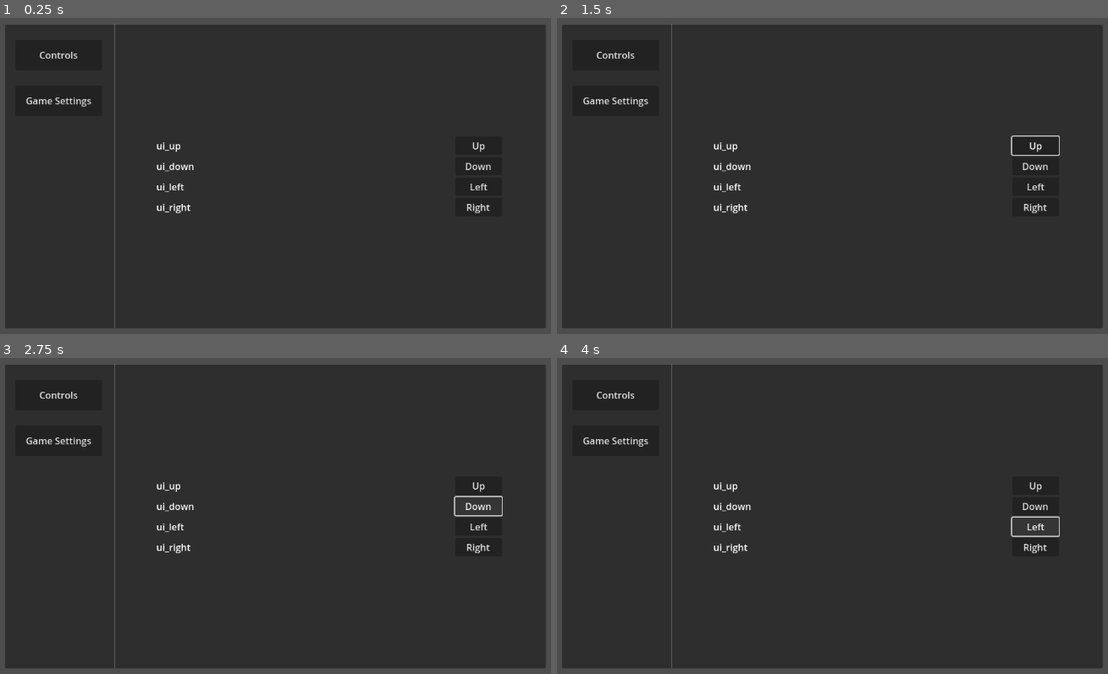
Above: before the commit, frames 1-4 (two rows, left to right).
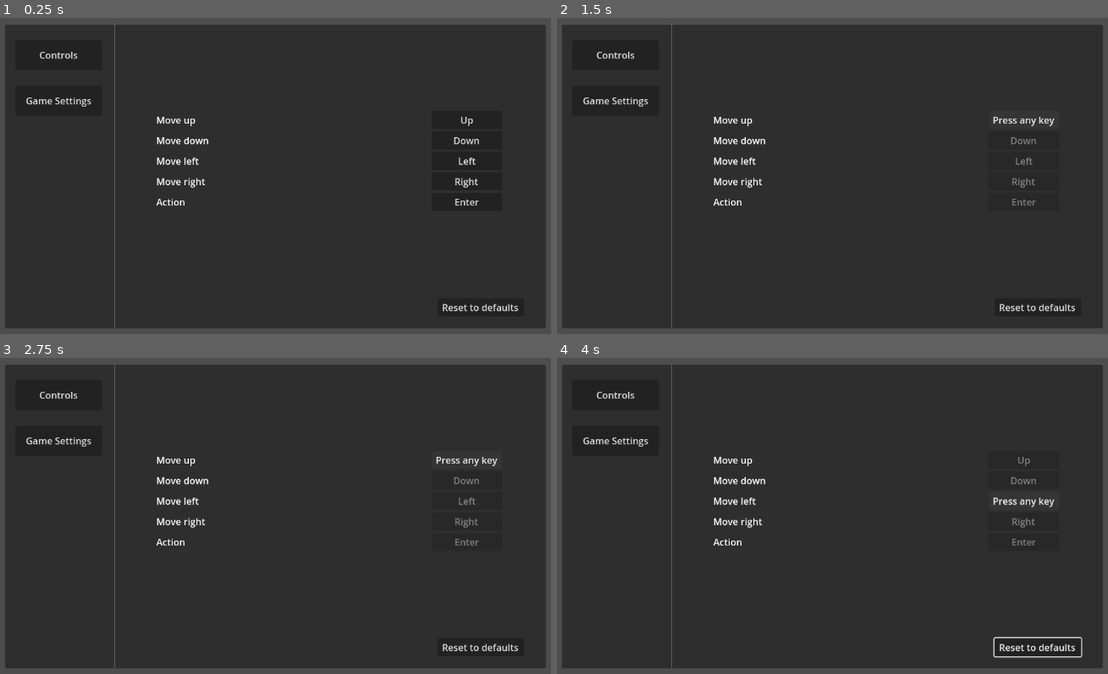
Above: after the commit, the same moments.

Repository: dkomnen/game_resources_mega_repo
Game: Godot game, scene res://templates/ui_elements/main_menu_screen/main_menu.tscn
Two runs of this game, one before a commit and one after it. Both use one fixed random seed, a clock stepped at 60 frames per second and the inputs below. This scene is started directly instead of the project's main scene.
Inputs (mouse positions are in pixels of both pictures, inside the frame that each line leads up to):
- Up to frame 1 (0.25 s): no input
- Up to frame 2 (1.5 s): click "Up" at 0.5 s; click (1025, 119) at 1.25 s, where only the run after the commit has a clickable "Press any key"
- Up to frame 3 (2.75 s): click "Down" (after the commit: "Press any key") at 2 s
- Up to frame 4 (4 s): click (1036, 645) at 2.75 s, where only the run after the commit has a clickable "Reset to defaults"; click "Left" at 3.5 s

The runs differ from the first frame. In frame 1, 1.4% of the frame differs, in the area x 28-95%, y 31-93%; in frame 2, 1.6%; in frame 3, 1.6%; in frame 4, 1.8%, in the area x 28-96%, y 31-95%.

Commit message:
Add 'reset to defaults' option in input remapping

Diff:
--- a/templates_project/templates/ui_elements/main_menu_screen/InputRemapping.gd
+++ b/templates_project/templates/ui_elements/main_menu_screen/InputRemapping.gd
@@ -1,9 +1,9 @@
 extends Control
 
 @onready
-var remapable_keys = [
-	"ui_up", "ui_down", "ui_left", "ui_right"
-]
+var remapable_keys = {
+	"ui_up": "Move up", "ui_down": "Move down", "ui_left": "Move left", "ui_right": "Move right", "ui_accept": "Action"
+}
 
 @export
 var remap_box: Resource
@@ -18,11 +18,10 @@
 	for key in remapable_keys:
 		var box = remap_box.instantiate()
 		$ScrollContainer/VBoxContainer.add_child(box)
-		box.get_node("InputMapLabel").text = key
-		box.get_node("RemapButton").text = InputMap.action_get_events(key)[0].as_text()
 		box.remap_box_id = key
 		box.connect("remap_start", _remap_btn_pressed)
 		remap_boxes[key] = box
+	_refresh_ui()
 
 
 # Called every frame. 'delta' is the elapsed time since the previous frame.
@@ -32,10 +31,31 @@
 func _input(event):
 	if event is InputEventKey and event.pressed and accept_next_input:
 		accept_next_input = false
-		remap_boxes[active_remap_id].get_node("RemapButton").text = event.as_text()
+		KeyPersistence.remap_key(active_remap_id, event)
 		KeyPersistence.keymaps[active_remap_id] = event
-		KeyPersistence.save_keymap()
+		KeyPersistence.save_keymap_to_file()
+		_refresh_ui()
+
 
 func _remap_btn_pressed(input_name: String):
 	accept_next_input = true
+	remap_boxes[input_name].get_node("RemapButton").text = "Press any key"
+	for key in remap_boxes:
+		if key != input_name:
+			remap_boxes[key].get_node("RemapButton").disabled = true
 	active_remap_id = input_name
+
+func _refresh_ui():
+	for key in remap_boxes:
+		var box = remap_boxes[key]
+		box.get_node("RemapButton").disabled = false
+		box.get_node("InputMapLabel").text = remapable_keys[key]
+		box.get_node("RemapButton").text = InputMap.action_get_events(key)[0].as_text()
+
+
+
+func _on_reset_controls_button_pressed():
+	InputMap.load_from_project_settings()
+	_refresh_ui()
+	KeyPersistence.load_project_input_map()
+	KeyPersistence.save_keymap_to_file()
--- a/templates_project/templates/ui_elements/main_menu_screen/key_persistence.gd
+++ b/templates_project/templates/ui_elements/main_menu_screen/key_persistence.gd
@@ -7,16 +7,17 @@
 func _ready() -> void:
 	# First we create the keymap dictionary on startup with all
 	# the keymap actions we have.
+	load_project_input_map()
+	load_keymap_from_file()
+
+func load_project_input_map():
 	for action in InputMap.get_actions():
 		if InputMap.action_get_events(action).size() != 0:
 			keymaps[action] = InputMap.action_get_events(action)[0]
-			print(InputMap.action_get_events(action)[0].as_text())
-	load_keymap()
 
-
-func load_keymap() -> void:
+func load_keymap_from_file() -> void:
 	if not FileAccess.file_exists(keymaps_path):
-		save_keymap() # There is no save file yet, so let's create one.
+		save_keymap_to_file() # There is no save file yet, so let's create one.
 		return
 	var file = FileAccess.open(keymaps_path, FileAccess.READ)
 	var temp_keymap = file.get_var(true) as Dictionary
@@ -30,11 +31,13 @@
 			keymaps[action] = temp_keymap[action]
 			# Whilst setting the keymap dictionary, we also set the
 			# correct InputMap event
-			InputMap.action_erase_events(action)
-			InputMap.action_add_event(action, keymaps[action])
+			remap_key(action, keymaps[action])
 
+func remap_key(action: String, event: InputEvent) -> void:
+	InputMap.action_erase_events(action)
+	InputMap.action_add_event(action, event)
 
-func save_keymap() -> void:
+func save_keymap_to_file() -> void:
 	# For saving the keymap, we just save the entire dictionary as a var.
 	var file = FileAccess.open(keymaps_path, FileAccess.WRITE)
 	file.store_var(keymaps, true)
--- a/templates_project/templates/ui_elements/main_menu_screen/main_menu.tscn
+++ b/templates_project/templates/ui_elements/main_menu_screen/main_menu.tscn
@@ -133,7 +133,7 @@
 anchor_left = 0.1
 anchor_top = 0.05
 anchor_right = 0.9
-anchor_bottom = 0.95
+anchor_bottom = 0.85
 grow_horizontal = 2
 grow_vertical = 2
 
@@ -142,3 +142,14 @@
 size_flags_horizontal = 3
 size_flags_vertical = 3
 alignment = 1
+
+[node name="ResetControlsButton" type="Button" parent="OptionsScreen/OptionWindow/InputRemapping"]
+layout_mode = 1
+anchors_preset = -1
+anchor_left = 0.75
+anchor_top = 0.9
+anchor_right = 0.95
+anchor_bottom = 0.95
+text = "Reset to defaults"
+
+[connection signal="pressed" from="OptionsScreen/OptionWindow/InputRemapping/ResetControlsButton" to="OptionsScreen/OptionWindow/InputRemapping" method="_on_reset_controls_button_pressed"]
--- a/templates_project/templates/ui_elements/main_menu_screen/remap_box.tscn
+++ b/templates_project/templates/ui_elements/main_menu_screen/remap_box.tscn
@@ -12,9 +12,10 @@
 text = "Label"
 
 [node name="RemapButton" type="Button" parent="."]
-custom_minimum_size = Vector2(80, 0)
+custom_minimum_size = Vector2(120, 0)
 layout_mode = 2
 size_flags_horizontal = 10
+focus_mode = 0
 text = "UP ARROW"
 
 [connection signal="pressed" from="RemapButton" to="." method="_on_remap_button_pressed"]
